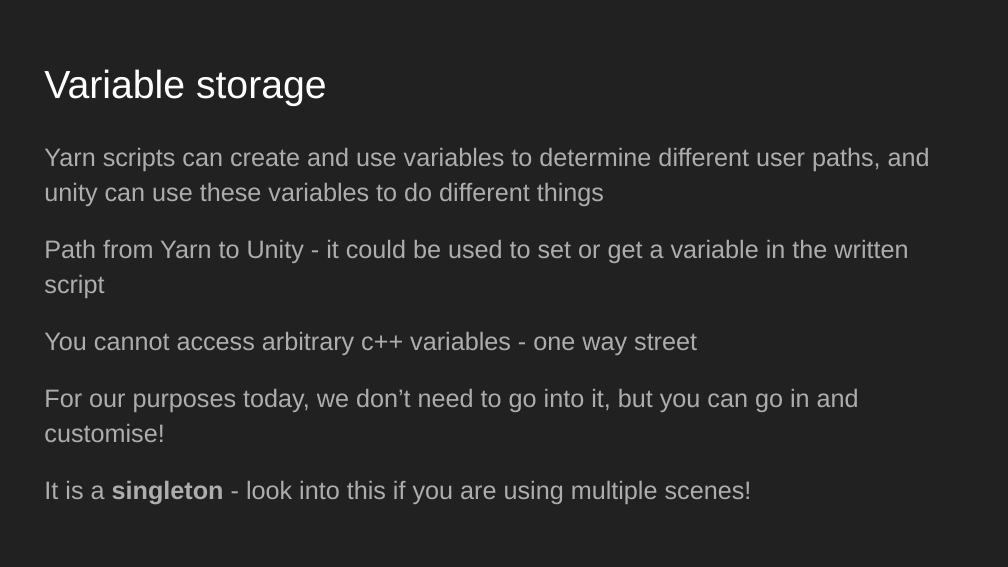
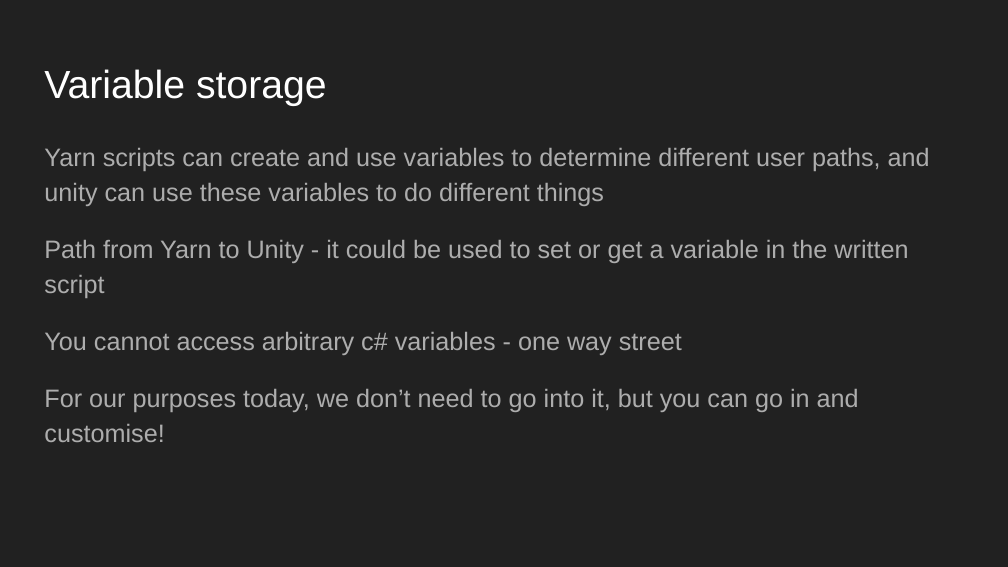
Before and after one commit to mcumiskey/Yarn-Spinner-Demo, a slide deck: slide 8 of YarnSpinnerDemo/Assets/00-SLIDES-REFERENCE/NARRATIVES WITH YARN.pptx. Drawn at 1008x567 pixels with LibreOffice and Linux fonts; fonts in the diff are those of the drawing. Boxes give left, top, right and bottom in pixels: in the first picture for what was removed or moved away, otherwise in the second. Text is boxed around its words. In the diff, an @@ line names an element or a change of style, - is before the commit and + after.

```diff
--- a/YarnSpinnerDemo/Assets/00-SLIDES-REFERENCE/NARRATIVES WITH YARN.pptx
+++ b/YarnSpinnerDemo/Assets/00-SLIDES-REFERENCE/NARRATIVES WITH YARN.pptx
@@ text at box(44, 332, 682, 355): text changed @@
-You cannot access arbitrary c++ variables - one way street
+You cannot access arbitrary c# variables - one way street
@@ text at box(44, 481, 752, 505): paragraph removed @@
-It is a singleton - look into this if you are using multiple scenes!
```
Also in this commit, not shown: 2 other slides changed, 3 other files.
